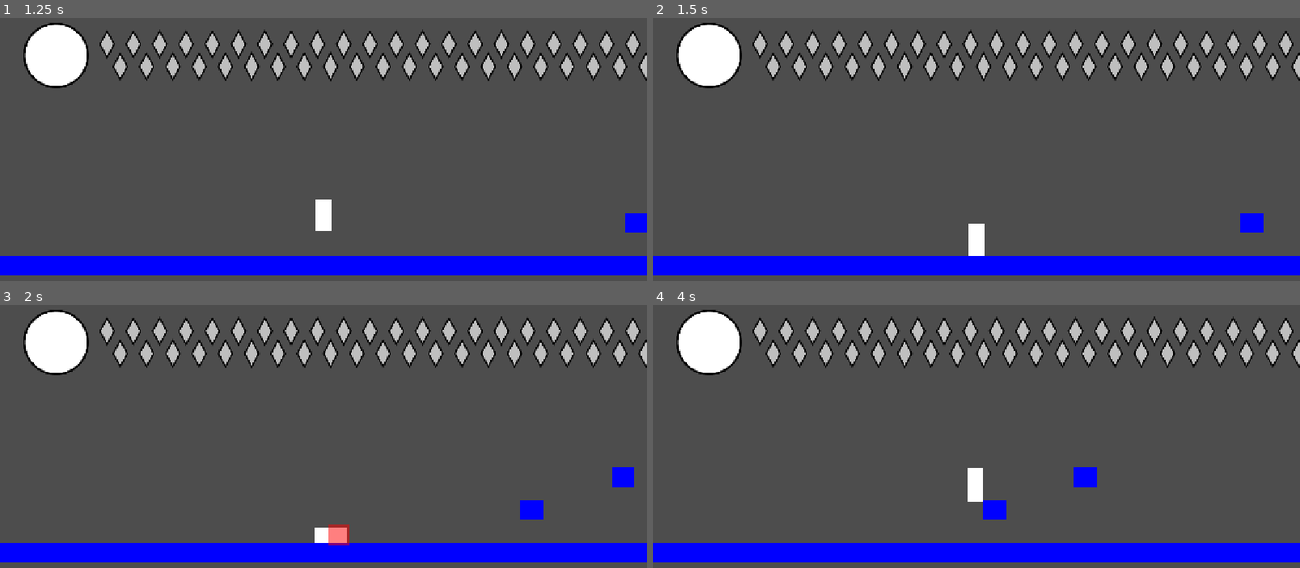
Above: before the commit, frames 1-4 (two rows, left to right).
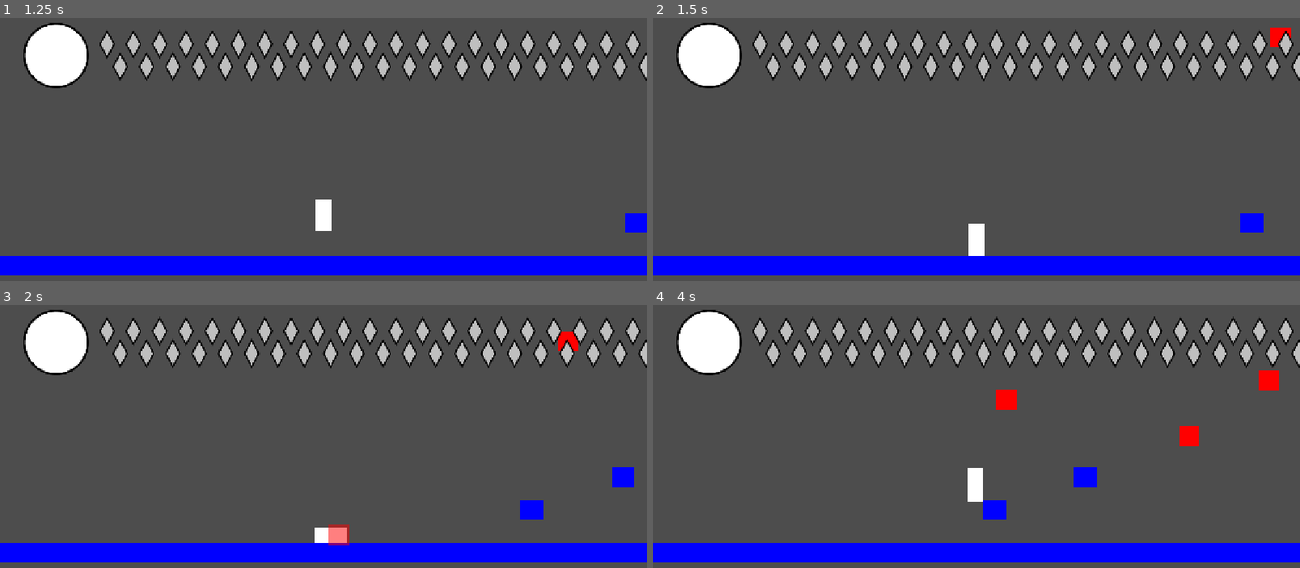
Above: after the commit, the same moments.

Repository: autonomouscrow/color-game
Game: Godot game, scene res://Scenes/Main.tscn
The game is run twice, just before and just after one commit, with the same random seed, the same clock (stepped at 60 frames per second) and the same inputs.
Inputs:
- Up to frame 1 (1.25 s): hold Right (move_right) from 0.53 s (still down); hold C (slide) from 0.53 s (still down); tap A (jump) at 0.77 s
- Up to frame 2 (1.5 s): keep holding Right (move_right); release C (slide) at 1.28 s; tap Z (crisis) at 1.35 s
- Up to frame 3 (2 s): keep holding Right (move_right); tap A (jump) at 1.52 s; tap C (slide) at 1.55 s
- Up to frame 4 (4 s): release Right (move_right) at 2.03 s; hold Left (move_left) 2.03-2.78 s; hold D (dash) 2.03-2.78 s; tap C (slide) at 2.3, 3.05 s; hold Right (move_right) from 2.78 s (still down); tap S (punch) at 2.85 s; tap A (jump) at 3.02, 3.77 s; hold C (slide) from 3.53 s (still down)

Frame 1 is identical in both runs. In frame 2, 0.2% of the frame differs, in the area x 95-99%, y 3-12%; in frame 3, 0.2%; in frame 4, 0.7%, in the area x 53-97%, y 24-54%.

Commit message:
added craws

Diff:
--- a/Craw.tscn
+++ b/Craw.tscn
@@ -1,11 +1,16 @@
 [gd_scene format=3 uid="uid://bvbkoiedl4jtg"]
 
-[sub_resource type="RectangleShape2D" id="RectangleShape2D_x3acn"]
+[ext_resource type="Script" uid="uid://du60s5p8qjtr1" path="res://craw.gd" id="1_g60cy"]
 
 [sub_resource type="CircleShape2D" id="CircleShape2D_x3acn"]
 radius = 231.03462
 
-[node name="Craw" type="Node2D" unique_id=817144124]
+[sub_resource type="RectangleShape2D" id="RectangleShape2D_x3acn"]
+
+[node name="Craw" type="CharacterBody2D" unique_id=2060975062]
+script = ExtResource("1_g60cy")
+max_health = null
+total_health = null
 
 [node name="ColorRect" type="ColorRect" parent="." unique_id=663994427]
 offset_left = -20.0
@@ -14,11 +19,21 @@
 offset_bottom = 20.0
 color = Color(1, 0, 0, 1)
 
-[node name="Hitbox" type="CollisionShape2D" parent="." unique_id=847005788]
+[node name="DetectionArea" type="Area2D" parent="." unique_id=1589992056]
+scale = Vector2(2.5200005, 2.5200005)
+
+[node name="Circle" type="CollisionShape2D" parent="DetectionArea" unique_id=362128148]
+shape = SubResource("CircleShape2D_x3acn")
+
+[node name="Timer" type="Timer" parent="." unique_id=997872752]
+wait_time = 1.5
+one_shot = true
+
+[node name="Hitbox2" type="Area2D" parent="." unique_id=243738800]
+
+[node name="Hitbox" type="CollisionShape2D" parent="Hitbox2" unique_id=847005788]
 scale = Vector2(1.8411453, 1.8411453)
 shape = SubResource("RectangleShape2D_x3acn")
 
-[node name="Area2D" type="Area2D" parent="." unique_id=1589992056]
-
-[node name="CollisionShape2D" type="CollisionShape2D" parent="Area2D" unique_id=362128148]
-shape = SubResource("CircleShape2D_x3acn")
+[connection signal="body_entered" from="DetectionArea" to="." method="_on_body_entered"]
+[connection signal="body_exited" from="DetectionArea" to="." method="_on_body_exited"]
--- a/Scenes/Main.tscn
+++ b/Scenes/Main.tscn
@@ -5,6 +5,7 @@
 [ext_resource type="PackedScene" uid="uid://castvwqi4rwud" path="res://Scenes/RoomSkeff.tscn" id="2_kln2b"]
 [ext_resource type="PackedScene" uid="uid://b7xkvd58w1xgu" path="res://Scenes/HUD.tscn" id="3_hud"]
 [ext_resource type="Script" uid="uid://bbq5dbxu3ek3q" path="res://Scenes/CameraManager.gd" id="4_pbw6q"]
+[ext_resource type="PackedScene" uid="uid://bvbkoiedl4jtg" path="res://Craw.tscn" id="6_v1gob"]
 
 [node name="Main" type="Node2D" unique_id=396947077]
 
@@ -30,3 +31,12 @@
 
 [node name="HUD" parent="." unique_id=1967454570 node_paths=PackedStringArray("player") instance=ExtResource("3_hud")]
 player = NodePath("../Hue")
+
+[node name="Craw" parent="." unique_id=2060975062 instance=ExtResource("6_v1gob")]
+position = Vector2(1851, 278)
+
+[node name="Craw2" parent="." unique_id=1810167277 instance=ExtResource("6_v1gob")]
+position = Vector2(2005, 169)
+
+[node name="Craw3" parent="." unique_id=948565496 instance=ExtResource("6_v1gob")]
+position = Vector2(1536, 79)
--- /dev/null
+++ b/Scripts/enemy.gd
@@ -0,0 +1,8 @@
+class_name enemy
+extends CharacterBody2D
+
+@export var max_health: int = 25
+var health: int = max_health
+
+func die() -> void:
+	pass
--- /dev/null
+++ b/craw.gd
@@ -0,0 +1,102 @@
+extends enemy
+
+enum State { HOVER, SWOOP, RETURN }
+var current_state: State = State.HOVER
+
+@export var total_health = 25
+
+
+var player: Node2D = null
+var home_position: Vector2 = Vector2.ZERO
+var hover_timer: float = 0.0
+var return_dir: float = 1.0
+
+var curve_progress: float = 0.0
+var curve_length: float = 1.0
+var p_start: Vector2
+var p_control: Vector2
+var p_end: Vector2
+
+var float_rand: float = randf_range(2.0, 2.3)
+
+@onready var swoop_timer: Timer = $Timer
+
+func _ready() -> void:
+	home_position = global_position
+	swoop_timer.timeout.connect(_on_swoop_timer_timeout)
+
+func _physics_process(delta: float) -> void:
+	match current_state:
+		State.HOVER:
+			hover_timer += delta * 4.0
+			var target = home_position + Vector2(sin(hover_timer * float_rand), sin(hover_timer)) * 25.0
+			velocity = (target - global_position) * 5.0
+			if player and swoop_timer.is_stopped():
+				start_timer()
+
+		State.SWOOP:
+			if follow_curve(550.0, delta):
+				start_return()
+
+		State.RETURN:
+			if follow_curve(280.0, delta):
+				global_position = home_position
+				velocity = Vector2.ZERO
+				current_state = State.HOVER
+				if player:
+					start_timer()
+					float_rand = randf_range(2.0, 2.3)
+
+	move_and_slide()
+
+# --- Curve & Movement ---
+
+func follow_curve(speed: float, delta: float) -> bool:
+	curve_progress += (speed / curve_length) * delta
+	if curve_progress >= 1.0:
+		return true
+	var next = p_start.lerp(p_control, curve_progress).lerp(p_control.lerp(p_end, curve_progress), curve_progress)
+	velocity = ((next - global_position) / delta).limit_length(speed * 1.5)
+	return false
+
+func set_curve(start: Vector2, ctrl: Vector2, target: Vector2, state: State) -> void:
+	p_start = start
+	p_control = ctrl
+	p_end = target
+	curve_length = max((start.distance_to(target) + start.distance_to(ctrl) + ctrl.distance_to(target)) * 0.5, 1.0)
+	curve_progress = 0.0
+	current_state = state
+
+func start_swoop() -> void:
+	return_dir = sign(player.global_position.x - global_position.x)
+	if return_dir == 0: return_dir = 1.0 if randf() > 0.5 else -1.0
+
+	var target = player.global_position + Vector2(return_dir * randf_range(80, 160), -randf_range(20, 60))
+	var ctrl = Vector2(lerp(global_position.x, target.x, randf_range(0.45, 0.55)), max(global_position.y, player.global_position.y) + randf_range(55, 105))
+	set_curve(global_position, ctrl, target, State.SWOOP)
+
+func start_return() -> void:
+	var dist = randf_range(110, 190)
+	home_position = global_position + Vector2(return_dir * dist, -randf_range(250, 350))
+	var ctrl = Vector2(global_position.x + return_dir * (dist * 1.25 + randf_range(75, 125)), lerp(global_position.y, home_position.y, randf_range(0.3, 0.45)))
+	set_curve(global_position, ctrl, home_position, State.RETURN)
+
+func start_timer() -> void:
+	swoop_timer.start(randf_range(1.2, 2.8))
+
+# --- Callbacks ---
+
+func _on_swoop_timer_timeout() -> void:
+	if player and current_state == State.HOVER:
+		start_swoop()
+
+func _on_body_entered(body: Node2D) -> void:
+	if body.is_in_group("Player"):
+		player = body
+		if swoop_timer.is_stopped() and current_state == State.HOVER:
+			start_timer()
+
+func _on_body_exited(body: Node2D) -> void:
+	if body == player:
+		player = null
+		swoop_timer.stop()
Not shown, added: Scripts/enemy.gd.uid
Not shown, added: craw.gd.uid
